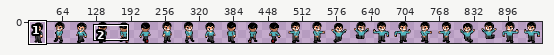
Two states of a sprite sheet, graphics/sprite-randy-marsh.png. The picture above shows the old version from afar; the outline marks the close-up.
Close-up. Earlier state:
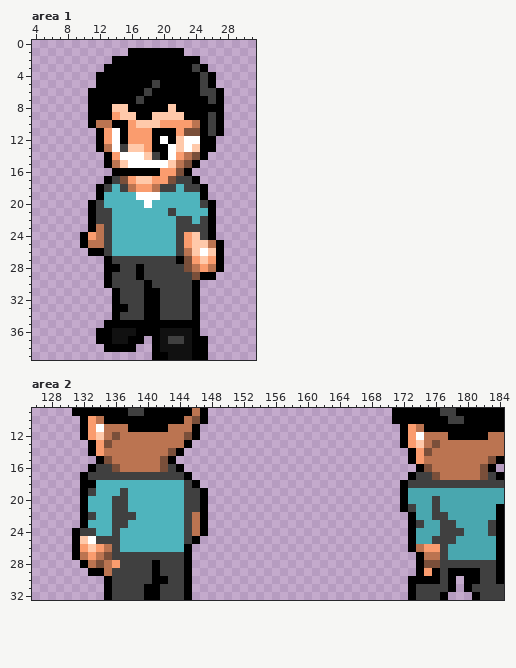
The file is 960x40 pixels. Pixels under 10% opacity are left out. Colours within 5 levels of each other are drawn and written as one. Shown: area 1: x 4..31, y 0..39; area 2: x 126..184, y 9..32. The wide view leaves out empty margins. The commit also changed other parts of the picture, which this record leaves out.
The result:
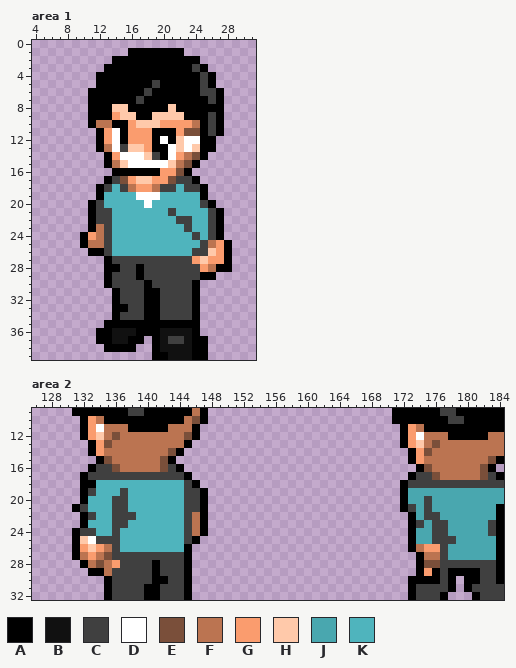
Palette (. is transparent): A #000000  B #111111  C #404040  D #ffffff  E #7a4f3a  F #bb7451  G #fa9c6e  H #ffc9aa  J #49a7af  K #4fb4bd
From old to new:
Area 1:
y 21: x 26..27 A. -> CA
y 22: x 25..27 CA. -> KCA
y 23: x 22 C -> K; x 24..27 CCA. -> KKCA
y 24: x 22..27 CGHCA. -> KKCKCA
y 25: x 22..25 CGHH -> KKKC; x 27..28 A. -> GA
y 26: x 22..25 CFHD -> KKCC; x 27..28 A. -> GA
y 27: x 22..23 AE -> CC; x 27..28 A. -> GA
y 28: x 23..24 EF -> CC; x 28 . -> A
y 29: x 24 E -> C
Area 2:
y 20: x 175..176 JC -> CJ
y 21: x 131..132 .A -> AC; x 175..176 JC -> CJ
y 22: x 175 J -> C; x 177 C -> J
y 23: x 176 J -> C; x 178 C -> J
y 24: x 176 J -> C; x 178..179 CC -> JJ
Where, in picture pixels (left, top, right, bottom), the same in both close-ups:
changed: (176, 208, 232, 280)
changed: (424, 496, 464, 536)
changed: (72, 504, 88, 512)
